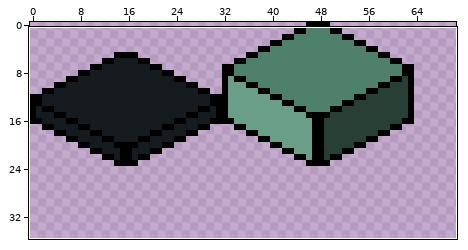
Sprite sheet -- assets/atlas/atlas_maze_walls_isometric.png. The picture above shows the old version from afar; the outline marks the close-up.
Close-up. Before the commit:
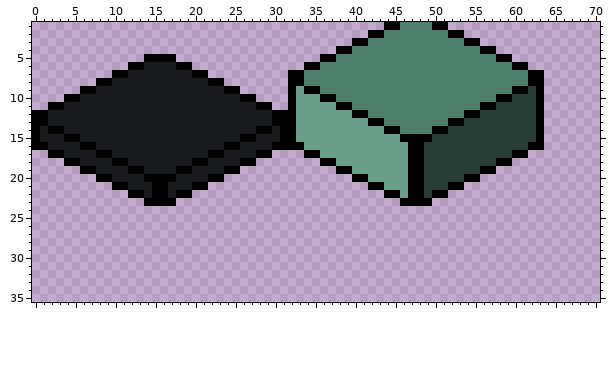
The file is 128x128 pixels. Shown: x 0..70, y 1..35. The wide view leaves out empty margins.
After:
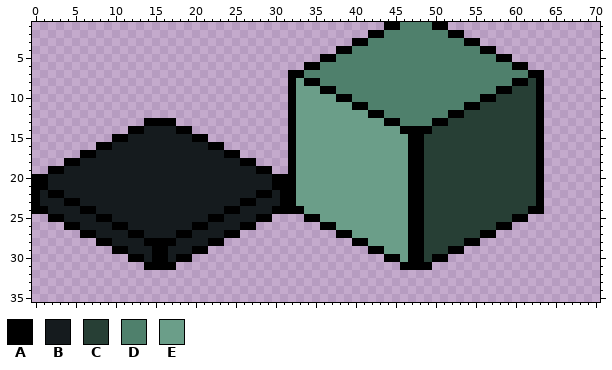
Palette (. is transparent): A #000000  B #151b1e  C #273f35  D #4f806c  E #6b9e89
Difference:
Changed rows in their new state; - is an unchanged pixel.
first column x 0:
 5 --------------....----------------------------------------------
 6 ------------........--------------------------------------------
 7 ----------............------------------------------------------
 8 --------................---------EAA------------------------AAC-
 9 ------....................--------EEAA--------------------AACC--
10 ----........................--------EEAA----------------AACC----
11 --............................--------EEAA------------AACC------
12 ................................--------EEAA--------AACC--------
13 ..............AAAA..............----------EEAA----AACC----------
14 ............AA----AA............------------EEAAAACC------------
15 ..........AA--------AA..........--------------E--C--------------
16 ........AA------------AA........-E----------------------------C-
17 --....AABB------------BBAA....--AEEE------------------------CCCA
18 ----------BB--------BB----------AEEEEE--------------------CCCCCA
19 --AABBBB----BB----BB----BBBBAA--AEEEEEEE----------------CCCCCCCA
20 AABBBBBBBB----BBBB----BBBBBBBBAAAEEEEEEEEE------------CCCCCCCCCA
21 AABBBBBBBBBB---BB---BBBBBBBBBBAAAEEEEEEEEEEE--------CCCCCCCCCCCA
22 ABAABBBBBBBBBB-BB-BBBBBBBBBBAABAAEEEEEEEEEEEEE----CCCCCCCCCCCCCA
23 ABBBAABBBBBBBBBBBBBBBBBBBBAABBBAAEEEEEEEEEEEEEE--CCCCCCCCCCCCCCA
24 AABBBBAABBBBBBBBBBBBBBBBAABBBBAAAAEEEEEEEEEEEEEAACCCCCCCCCCCCCAA
25 --AABBBBAABBBBBBBBBBBBAABBBBAA----AAEEEEEEEEEEEAACCCCCCCCCCCAA--
26 ----AABBBBAABBBBBBBBAABBBBAA--------AAEEEEEEEEEAACCCCCCCCCAA----
27 ------AABBBBAABBBBAABBBBAA------------AAEEEEEEEAACCCCCCCAA------
28 --------AABBBBAAAABBBBAA----------------AAEEEEEAACCCCCAA--------
29 ----------AABBBAABBBAA--------------------AAEEEAACCCAA----------
30 ------------AABAABAA------------------------AAEAACAA------------
31 --------------AAAA----------------------------AAAA--------------
Changed places in both close-ups, as pixel boxes (x1, y1, x2, y2):
changed: (32, 54, 544, 270)
